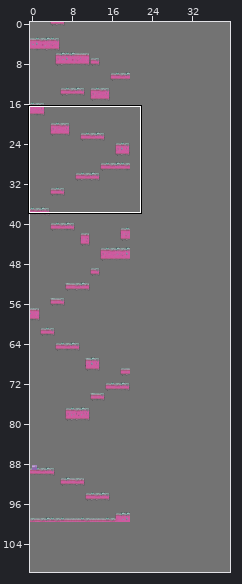
Tiled map, stored at res/maps/map-a2.tmx. The picture above shows the old version from afar; the outline marks the close-up.
Close-up. Earlier state:
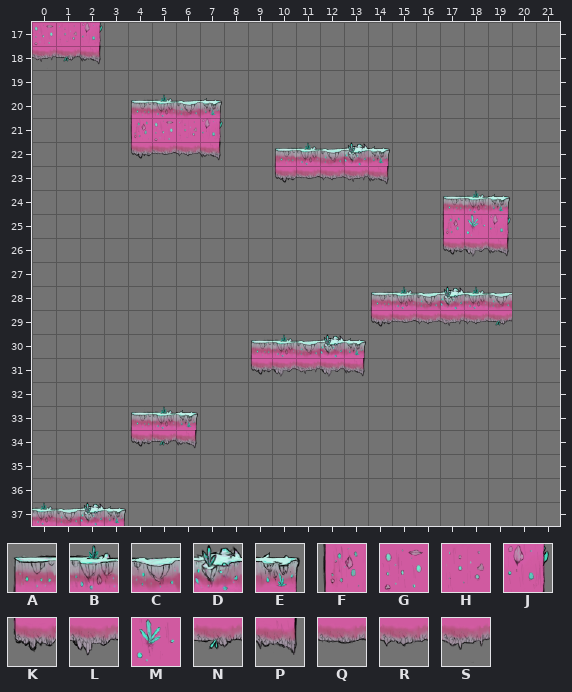
Cells are 64x64 px. Shown: x 0..21, y 17..37. The commit also changed other parts of the map, which this record leaves out. The old version is drawn lined up with the new one.
Key: from "tiledmap_final": A 6, B 7, C 8, D 9, E 10, F 31, G 32, H 33, J 35, K 154, L 155, M 158, N 161, P 162, Q 207, R 208, S 209.
_ is an empty cell.
Layers that did not change in this view are not listed.
Layer "Kachelebene 1" before, first column x 0:
17 GHJ___________________
18 SNP___________________
19 ______________________
20 ____ABCE______________
21 ____FGHJ______________
22 ____KQRP__ABCDE_______
23 __________KQRSP_______
24 _________________ABE__
25 _________________FMJ__
26 _________________KLP__
27 ______________________
28 ______________ABCDBC__
29 ______________KQRSRN__
30 _________ABCDE________
31 _________KLSLP________
32 ______________________
33 ____ABE_______________
34 ____KNP_______________
35 ______________________
36 ______________________
37 BCDE__________________
The same view after the edit:
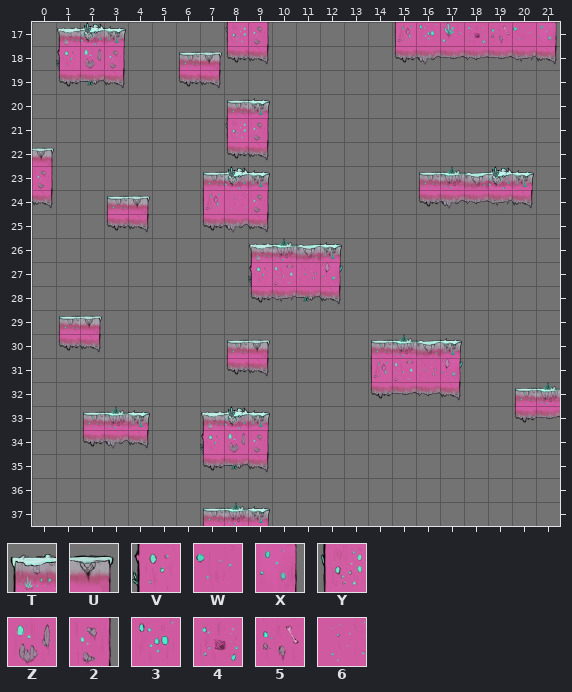
Further tiles: from "tiledmap_final": T 54, U 62, V 79, W 86, X 87, Y 129, Z 136, 2 137, 3 157, 4 159, 5 182, 6 183.
Tiles of an added or newly shown layer are drawn over the layers below it.
Edits made:
map size 20x100 -> 40x120 cells
Layer "Kachelebene 1" (removed):
y 17: x 0..2 GHJ -> ___
y 18: x 0..2 SNP -> ___
y 20: x 4..7 ABCE -> ____
y 21: x 4..7 FGHJ -> ____
y 22: x 4..7 KQRP -> ____; x 10..14 ABCDE -> _____
y 23: x 10..14 KQRSP -> _____
y 24: x 17..19 ABE -> ___
y 25: x 17..19 FMJ -> ___
y 26: x 17..19 KLP -> ___
y 28: x 14..19 ABCDBC -> ______
y 29: x 14..19 KQRSRN -> ______
y 30: x 9..13 ABCDE -> _____
y 31: x 9..13 KLSLP -> _____
y 33: x 4..6 ABE -> ___
y 34: x 4..6 KNP -> ___
y 37: x 0..3 BCDE -> ____
Layer "main" (added):
y 17: x 1..3 ___ -> TDE; x 8..9 __ -> Y2; x 15..21 _______ -> F3M45WX
y 18: x 1..3 ___ -> VZ2; x 6..9 ____ -> AUKP; x 15..21 _______ -> KLQRQSP
y 19: x 1..3 ___ -> KNP; x 6..7 __ -> KP
y 20: x 8..9 __ -> AE
y 21: x 8..9 __ -> Y2
y 22: x 0 _ -> U; x 8..9 __ -> KP
y 23: x 0 _ -> 2; x 7..9 ___ -> ADE; x 16..20 _____ -> ABCDE
y 24: x 0 _ -> P; x 3..4 __ -> AU; x 7..9 ___ -> F62; x 16..20 _____ -> KLRSP
y 25: x 3..4 __ -> KP; x 7..9 ___ -> KLP
y 26: x 9..12 ____ -> TBCE
y 27: x 9..12 ____ -> VGHJ
y 28: x 9..12 ____ -> KSNP
y 29: x 1..2 __ -> AU
y 30: x 1..2 __ -> KP; x 8..9 __ -> AU; x 14..17 ____ -> ABCE
y 31: x 8..9 __ -> KP; x 14..17 ____ -> FGHJ
y 32: x 14..17 ____ -> KQRP; x 20..21 __ -> AB
y 33: x 2..4 ___ -> ABE; x 7..9 ___ -> TDE; x 20..21 __ -> KQ
y 34: x 2..4 ___ -> KLP; x 7..9 ___ -> VZ2
y 35: x 7..9 ___ -> KNP
y 37: x 7..9 ___ -> ABE
Pixel boxes of the changes (left, top, right, bottom) in both close-ups:
changed: (32, 22, 560, 473)
removed: (32, 502, 126, 526)
added: (202, 502, 270, 526)
